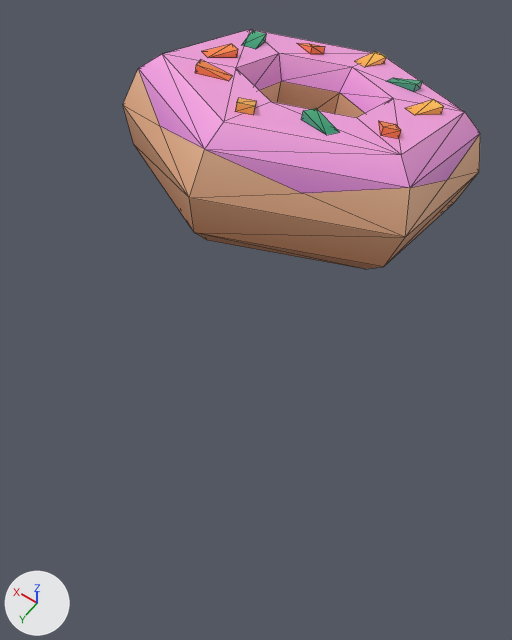
Before and after pictures for a commit that changed the glTF model assets/headwear/donut-sprinkles.glb.
Camera for both pictures: a 50 mm camera at (-0.92, 1.53, 2.43) aimed at (-0.01, 0.26, 0.43). The axes (+X, +Y, +Z) are drawn at lower left. The lights are the same throughout. The first picture is the older version. Mesh edges are drawn as thin lines. Vertices at exactly the same position are counted once.

The scene before the commit, as lines of its bpy script (objects in view):
```python
me_geometry_0 = bpy.data.meshes.new('geometry_0')
me_geometry_0.from_pydata(...)  # 124 vertices, 180 faces; spans x -0.482..0.482, y -0.535..0.535, z 0.768..1.354
me_geometry_0.materials.append(mat_defaultmaterial)
ob_geometry_0 = bpy.data.objects.new('geometry_0', me_geometry_0)
ob_geometry_0.location = (0.0, 0.0, 0.0)
```
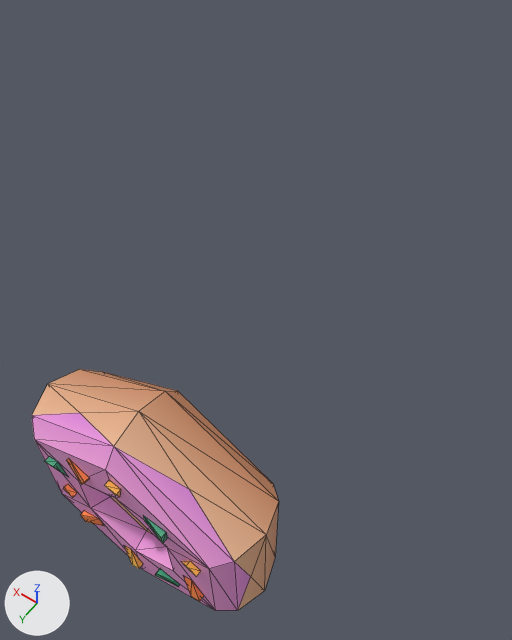
Scene script edits in JSON lines:
```json
{"block": "me_geometry_0", "where": "# used by ob_geometry_0; location = (0.0, 0.0, 0.0)"}
{"op": "remove", "block": "me_geometry_0", "code": "me_geometry_0.from_pydata(...)  # 124 vertices, 180 faces; spans x -0.482..0.482, y -0.535..0.535, z 0.768..1.354"}
{"op": "add", "block": "me_geometry_0", "code": "me_geometry_0.from_pydata(...)  # 120 vertices, 180 faces; spans x -0.468..0.468, y 0.678..1.041, z -0.48..0.6"}
{"block": "me_geometry_0", "change": "me_geometry_0 part 1: the loose piece of 6 vertices spanning x -0.022..0.067, y 0.208..0.31, z 1.302..1.354 is turned -106 degrees about the x axis through its middle and scaled by 0.97, then moved by (-0.001, 0.769, -1.581)"}
{"block": "me_geometry_0", "change": "me_geometry_0 part 2: the loose piece of 6 vertices spanning x -0.349..-0.259, y -0.209..-0.099, z 1.184..1.214 is turned -106 degrees about the x axis through its middle and scaled by 0.97, then moved by (0.009, 1.172, -1.033)"}
{"block": "me_geometry_0", "change": "me_geometry_0 part 3: the loose piece of 6 vertices spanning x -0.049..0.022, y -0.422..-0.314, z 1.123..1.152 is turned -106 degrees about the x axis through its middle and scaled by 0.97, then moved by (0.0, 1.386, -0.755)"}
{"block": "me_geometry_0", "change": "me_geometry_0 part 4: the loose piece of 6 vertices spanning x 0.252..0.342, y -0.038..0.071, z 1.233..1.263 is turned -106 degrees about the x axis through its middle and scaled by 0.97, then moved by (-0.009, 1.002, -1.254)"}
{"block": "me_geometry_0", "change": "me_geometry_0 part 5: the loose piece of 6 vertices spanning x 0.115..0.222, y -0.335..-0.249, z 1.146..1.194 is turned -106 degrees about the x axis through its middle and scaled by 0.97, then moved by (-0.005, 1.32, -0.867)"}
{"block": "me_geometry_0", "change": "me_geometry_0 part 6: the loose piece of 6 vertices spanning x -0.342..-0.252, y 0.005..0.108, z 1.244..1.296 is turned -106 degrees about the x axis through its middle and scaled by 0.97, then moved by (0.009, 0.971, -1.319)"}
{"block": "me_geometry_0", "change": "me_geometry_0 part 7: the loose piece of 6 vertices spanning x 0.153..0.26, y 0.12..0.198, z 1.276..1.322 is turned -106 degrees about the x axis through its middle and scaled by 0.97, then moved by (-0.006, 0.869, -1.452)"}
{"block": "me_geometry_0", "change": "me_geometry_0 part 8: the loose piece of 6 vertices spanning x -0.22..-0.115, y 0.154..0.229, z 1.288..1.324 is turned -106 degrees about the x axis through its middle and scaled by 0.97, then moved by (0.005, 0.834, -1.491)"}
{"block": "me_geometry_0", "change": "me_geometry_0 part 9: the loose piece of 6 vertices spanning x 0.264..0.335, y -0.217..-0.109, z 1.182..1.211 is turned -106 degrees about the x axis through its middle and scaled by 0.97, then moved by (-0.009, 1.181, -1.02)"}
{"block": "me_geometry_0", "change": "me_geometry_0 part 10: the loose piece of 6 vertices spanning x -0.221..-0.125, y -0.318..-0.265, z 1.153..1.189 is turned -106 degrees about the x axis through its middle and scaled by 0.97, then moved by (0.005, 1.321, -0.868)"}
{"block": "me_geometry_0", "change": "me_geometry_0 part 11: a new loose piece of 60 vertices spanning x -0.468..0.468, y 0.678..1.017, z -0.48..0.6, in mat_defaultmaterial"}
{"block": "me_geometry_0", "change": "me_geometry_0 part 12: the loose piece of 64 vertices spanning x -0.482..0.482, y -0.535..0.535, z 0.768..1.352 is deleted"}
```

Changed parts and their boxes (x1, y1, x2, y2) in the pictures (512 x 640 px; the box of a moved part takes in the faces that stretch with it):
```json
{"object": "geometry_0", "change": "reshaped", "before": [123, 29, 480, 269], "after": [32, 369, 279, 611], "on screen": "31% narrower"}
{"part": 1, "of": "me_geometry_0", "change": "moved or reshaped", "before": [235, 98, 256, 115], "after": [124, 546, 143, 569]}
{"part": 2, "of": "me_geometry_0", "change": "moved or reshaped", "before": [405, 99, 444, 115], "after": [181, 561, 201, 577]}
{"part": 3, "of": "me_geometry_0", "change": "moved or reshaped", "before": [354, 51, 386, 67], "after": [104, 480, 121, 497]}
{"part": 4, "of": "me_geometry_0", "change": "moved or reshaped", "before": [201, 44, 238, 58], "after": [63, 484, 77, 497]}
{"part": 5, "of": "me_geometry_0", "change": "moved or reshaped", "before": [297, 43, 325, 54], "after": [66, 458, 89, 485]}
{"part": 6, "of": "me_geometry_0", "change": "moved or reshaped", "before": [379, 121, 401, 139], "after": [183, 576, 204, 601]}
{"part": 7, "of": "me_geometry_0", "change": "moved or reshaped", "before": [195, 60, 232, 81], "after": [80, 510, 104, 526]}
{"part": 8, "of": "me_geometry_0", "change": "moved or reshaped", "before": [301, 108, 339, 135], "after": [155, 568, 179, 587]}
{"part": 9, "of": "me_geometry_0", "change": "moved or reshaped", "before": [242, 30, 267, 49], "after": [45, 457, 68, 477]}
{"part": 10, "of": "me_geometry_0", "change": "moved or reshaped", "before": [387, 78, 422, 92], "after": [143, 515, 168, 543]}
{"part": 11, "of": "me_geometry_0", "change": "added", "after": [32, 369, 279, 611]}
{"part": 12, "of": "me_geometry_0", "change": "deleted", "before": [123, 29, 480, 269]}
```
